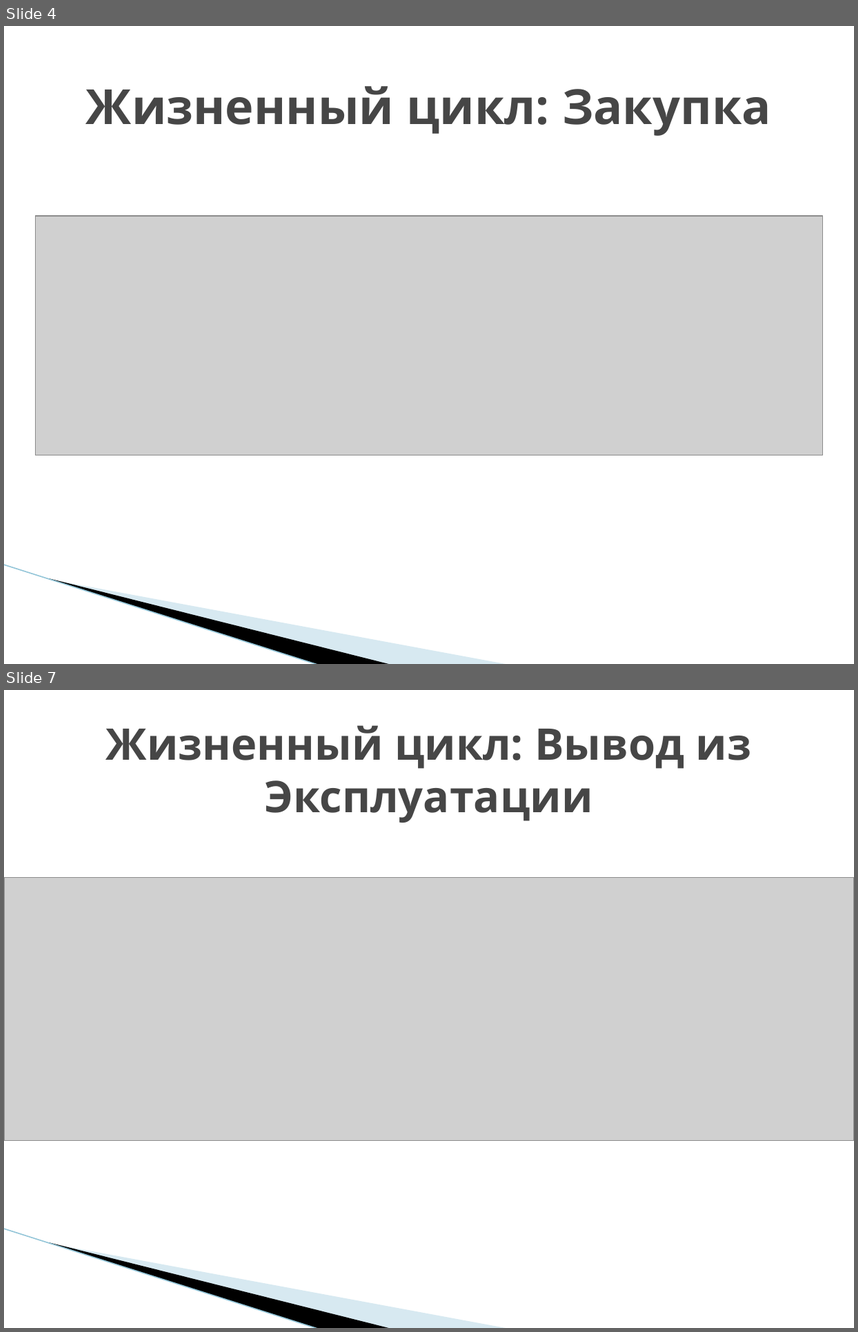
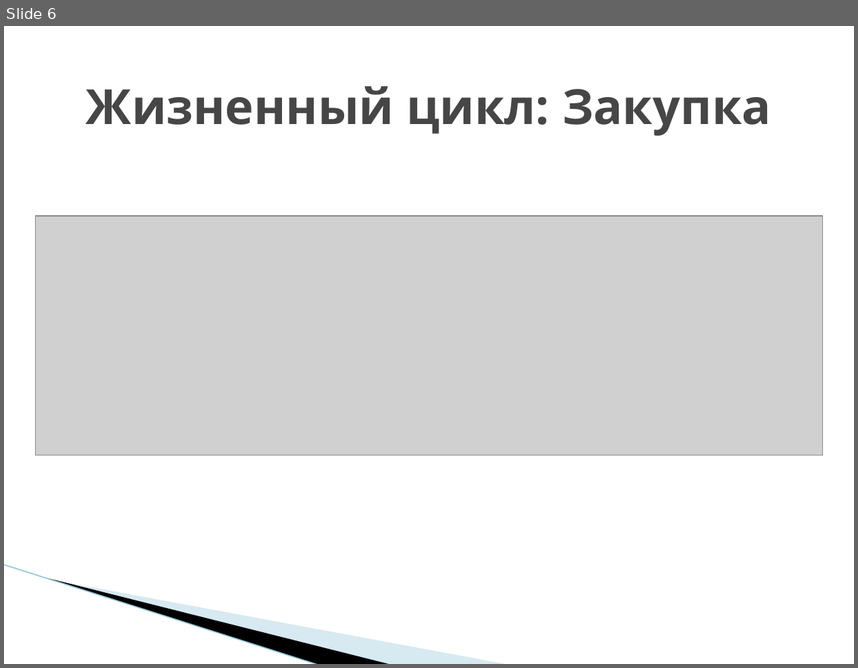
Before and after one commit to Nikita-080/is-quantek, a slide deck: Документы по проекту/презентация.pptx. Shown one above the other, each under a label of ours: slides 4 and 7 before the commit, slide 6 after it; the slides between them are not shown. The pictures are 858x1332 and 858x668 pixels, drawn with LibreOffice and Linux fonts; fonts in the diff are those of the drawing; grey boxes stand for pictures; background and template pictures are left out. Boxes give left, top, right and bottom in pixels: in the first picture for what was removed or moved away, otherwise in the second. Text is boxed around its words. In the diff, an @@ line names an element or a change of style, - is before the commit and + after.

```diff
--- a/Документы по проекту/презентация.pptx
+++ b/Документы по проекту/презентация.pptx
@@ slide 7 removed at <box>4,690,854,1328</box>, background #FFFFFF; not listed: 3 template elements that a slide beside it also shows @@
@@ title removed at <box>106,725,752,822</box> @@
-Жизненный цикл: Вывод из Эксплуатации
@@ picture removed at <box>4,877,854,1141</box> @@
@@ what was slide 4 is now slide 6 @@
```
Also in this commit, not shown: 1 slide added, 2 other slides removed.
